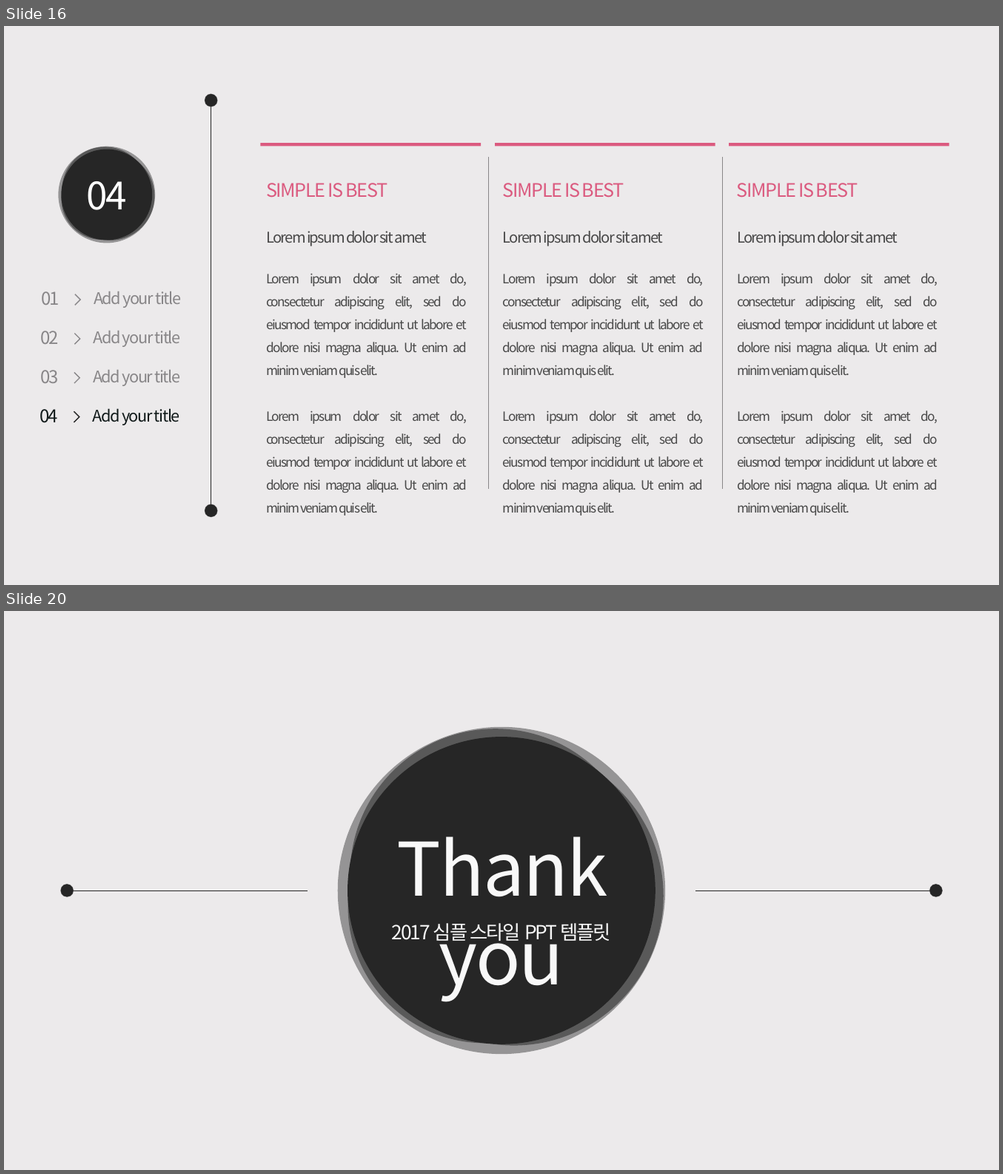
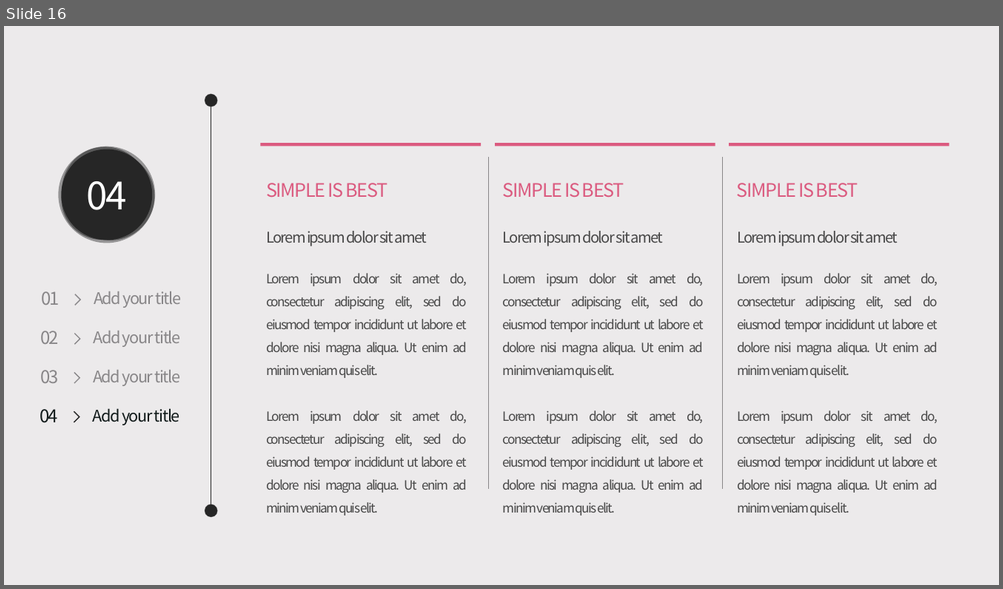
Before and after one commit to hw1210/openproject, a slide deck: 오픈.pptx. Shown one above the other, each under a label of ours: slides 16 and 20 before the commit, slide 16 after it; the slides between them are not shown. The pictures are 1003x1174 and 1003x589 pixels, drawn with LibreOffice and Linux fonts; fonts in the diff are those of the drawing. Boxes give left, top, right and bottom in pixels: in the first picture for what was removed or moved away, otherwise in the second. Text is boxed around its words. In the diff, an @@ line names an element or a change of style, - is before the commit and + after.

```diff
--- a/오픈.pptx
+++ b/오픈.pptx
@@ slide 20 removed at <box>4,611,999,1170</box>, background #ECEAEB @@
@@ group removed at <box>338,727,665,1055</box>: 5 ellipses @@
@@ text removed at <box>397,837,608,1002</box> @@
-Thank you
@@ group removed at <box>61,884,74,897</box>: 5 ellipses @@
@@ line removed from (64, 891) to (307, 891) @@
@@ line removed from (939, 891) to (696, 891) @@
@@ group removed at <box>929,884,942,897</box>: 5 ellipses @@
@@ text removed at <box>392,923,611,945</box> @@
-2017 심플 스타일 PPT 템플릿
```
Also in this commit, not shown: 4 slides changed, 1 slide added, 2 other slides removed, 8 other files.
